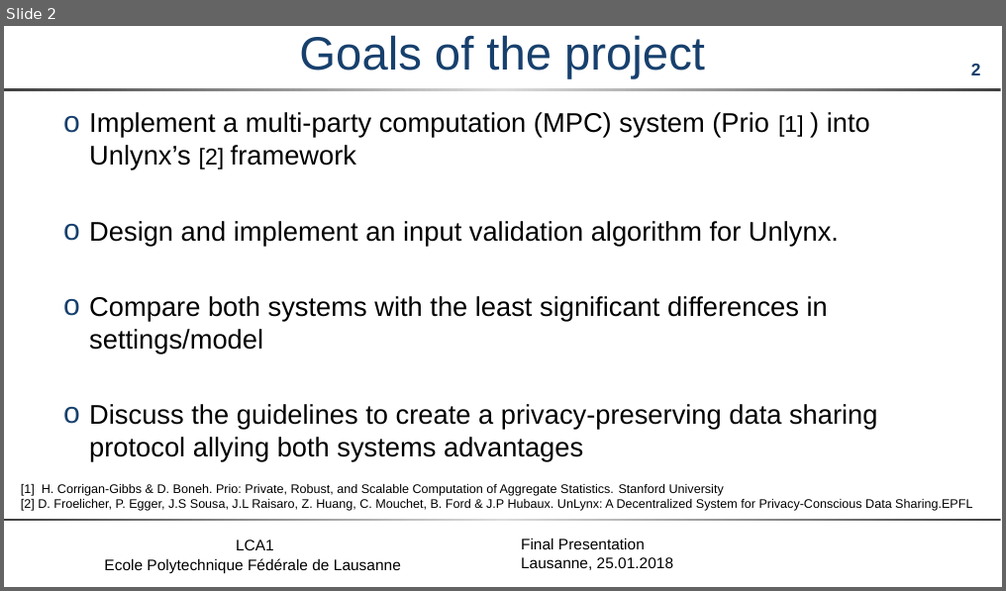
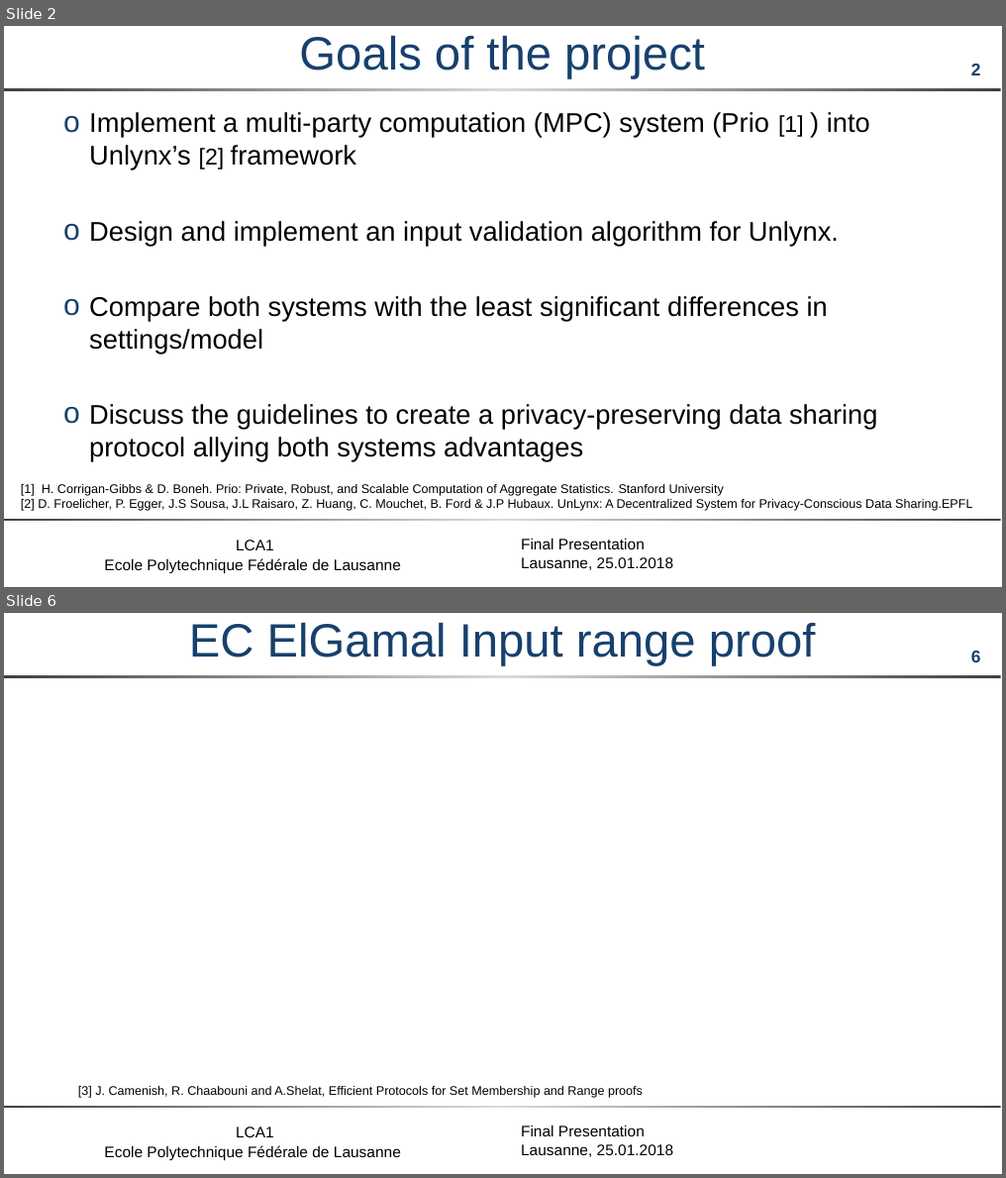
Before and after one commit to maxpr/MasterProjectDocuments, a slide deck: doc/FinalPresentation.pptx. Shown one above the other, each under a label of ours: slide 2 before the commit, slides 2 and 6 after it; the slides between them are not shown. The pictures are 1006x591 and 1006x1178 pixels, drawn with LibreOffice and Linux fonts; fonts in the diff are those of the drawing; grey boxes stand for pictures; background and template pictures are left out. Boxes give left, top, right and bottom in pixels: in the first picture for what was removed or moved away, otherwise in the second. Text is boxed around its words. In the diff, an @@ line names an element or a change of style, - is before the commit and + after.

```diff
--- a/doc/FinalPresentation.pptx
+++ b/doc/FinalPresentation.pptx
@@ slide 6 added at (4, 613, 1002, 1174), background #FFFFFF; not listed: 5 template elements that a slide beside it also shows @@
@@ title added at (189, 622, 816, 666), 45 pt, text #17406D @@
+EC ElGamal Input range proof
@@ text added at (78, 1086, 643, 1098), 12 pt, text #000000 @@
+[3] J. Camenish, R. Chaabouni and A.Shelat, Efficient Protocols for Set Membership and Range proofs
```
Also in this commit, not shown: 2 slides changed, 16 other slides added, 1 slide removed, 3 other files.
